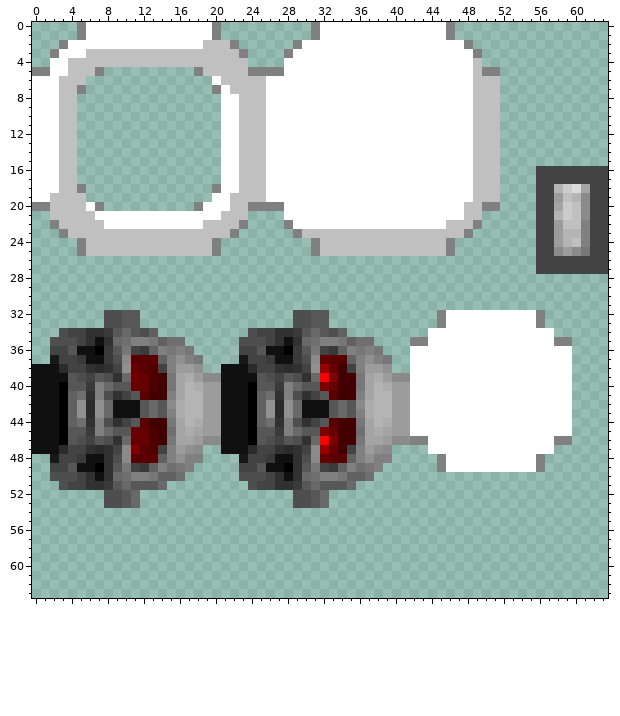
One commit to this pixel-art sprite: games/doom_tge/images/shared-1-sheet2.png. Above, as it was before the edit.
The file is 64x64 pixels. Colours within 5 levels of each other are drawn and written as one.
The same view after the edit:
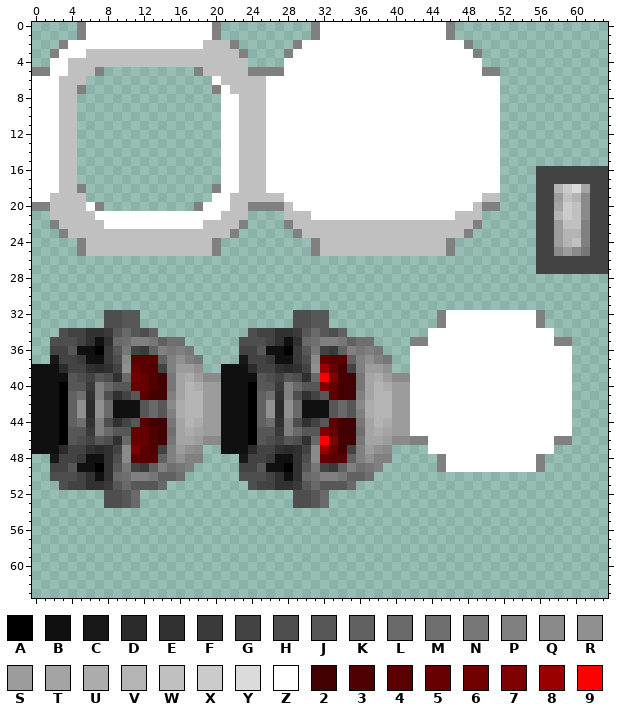
Palette (. is transparent): A #000000  B #101010  C #181818  D #2b2b2b  E #313131  F #3a3a3a  G #434343  H #4e4e4e  J #575757  K #616161  L #696969  M #6f6f6f  N #777777  P #808080  Q #8a8a8a  R #909090  S #9c9c9c  T #a4a4a4  U #acacac  V #b4b4b4  W #c0c0c0  X #cbcbcb  Y #dbdbdb  Z #ffffff  2 #430000  3 #4f0000  4 #5b0000  5 #670000  6 #730000  7 #7f0000  8 #9b0000  9 #ff0000
What changed:
y 4..5: x 49 W -> Z
y 6..18: x 49..51 WWW -> ZZZ
y 19: x 26..27 ZZ -> WW; x 49 W -> Z
y 20: x 28 Z -> W; x 48 W -> Z
y 21: x 28..30 ZZZ -> WWW; x 47 Z -> W
y 22: x 29..45 ZZZZZZZZZZZZZZZZZ -> WWWWWWWWWWWWWWWWW
Where, in picture pixels (left, top, right, bottom), the same in both pictures:
changed: (266, 58, 500, 229)
